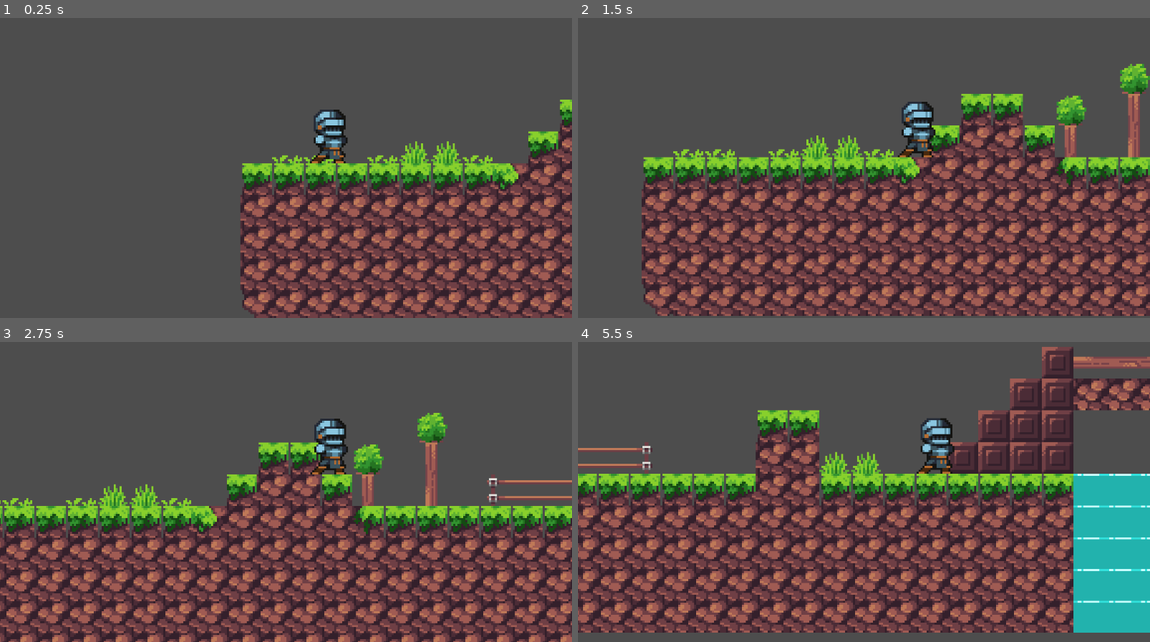
Above: before the commit, frames 1-4 (two rows, left to right).
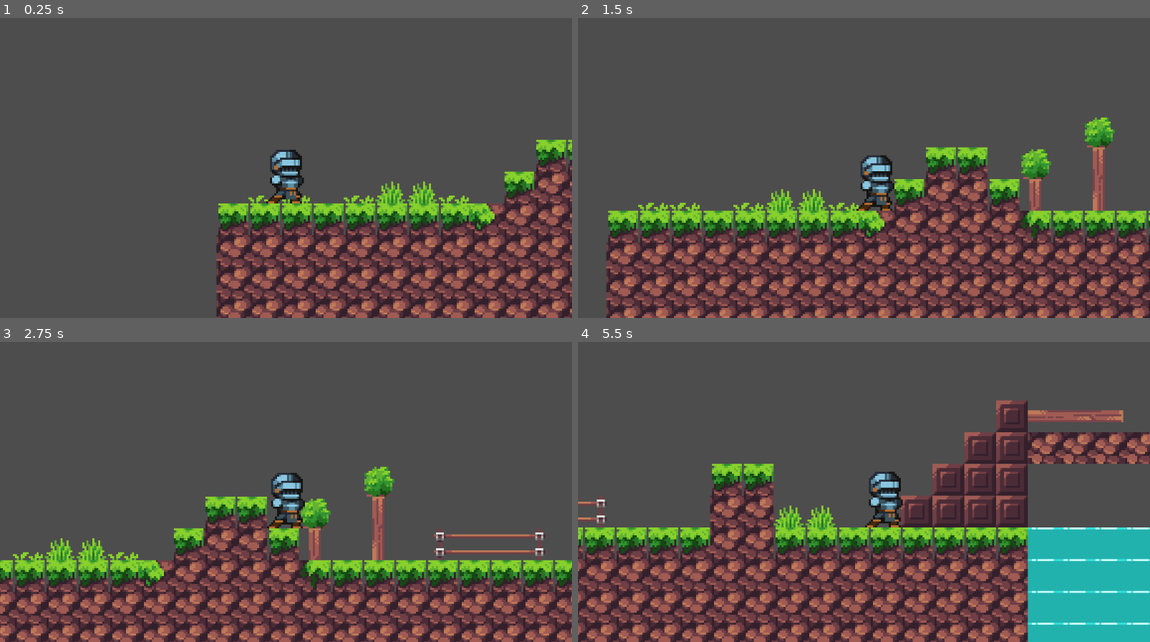
Above: after the commit, the same moments.

Repository: Rockxjp/-
Game: Godot game, scene res://scenes/Game.tscn
Same seed, same stepped clock (60 frames per second), same inputs: the game is played once before the commit and once after it.
Inputs:
- Up to frame 1 (0.25 s): no input
- Up to frame 2 (1.5 s): tap Enter (ui_accept) at 0.5, 0.77 s; hold Right (ui_right) from 0.53 s (still down)
- Up to frame 3 (2.75 s): tap Enter (ui_accept) at 1.52 s; release Right (ui_right) at 2.03 s; hold Left (ui_left) from 2.03 s (still down)
- Up to frame 4 (5.5 s): release Left (ui_left) at 2.78 s; hold Right (ui_right) 2.78-4.28 s; tap Enter (ui_accept) at 3.02, 3.77, 4.52 s; hold Left (ui_left) 4.28-5.03 s; hold Right (ui_right) from 5.03 s (still down)

The runs differ from the first frame. In frame 1, 28% of the frame differs, in the area x 37-100%, y 27-100%; in frame 2, 49%; in frame 3, 41%; in frame 4, 56%, in the area x 0-100%, y 1-100%.

Commit message:
final prject for 521

Diff:
--- a/scenes/Game.tscn
+++ b/scenes/Game.tscn
@@ -708,10 +708,10 @@
 script = ExtResource("3_3xj3m")
 
 [node name="Character" parent="." unique_id=1397486557 groups=["player"] instance=ExtResource("4_mcffj")]
-position = Vector2(-195, -114)
+position = Vector2(-205, -101)
 
 [node name="Camera2D" type="Camera2D" parent="Character" unique_id=133257235]
-position = Vector2(218, 104)
+position = Vector2(240, 77)
 zoom = Vector2(4, 4)
 position_smoothing_enabled = true
 
--- a/scenes/character.tscn
+++ b/scenes/character.tscn
@@ -5,7 +5,7 @@
 [ext_resource type="Texture2D" uid="uid://dyoatd3qat5s1" path="res://Assets/Ent/Npc's/Knight/Run/Run-Sheet.png" id="3_my7n2"]
 
 [sub_resource type="RectangleShape2D" id="RectangleShape2D_hc63y"]
-size = Vector2(10, 29)
+size = Vector2(18, 29)
 
 [sub_resource type="AtlasTexture" id="AtlasTexture_dp8ca"]
 atlas = ExtResource("2_lrhn5")
@@ -95,7 +95,7 @@
 
 [node name="CollisionShape2D" type="CollisionShape2D" parent="." unique_id=1700797613]
 z_index = 1
-position = Vector2(240, 85.5)
+position = Vector2(239, 85.5)
 shape = SubResource("RectangleShape2D_hc63y")
 metadata/_edit_group_ = true
 
